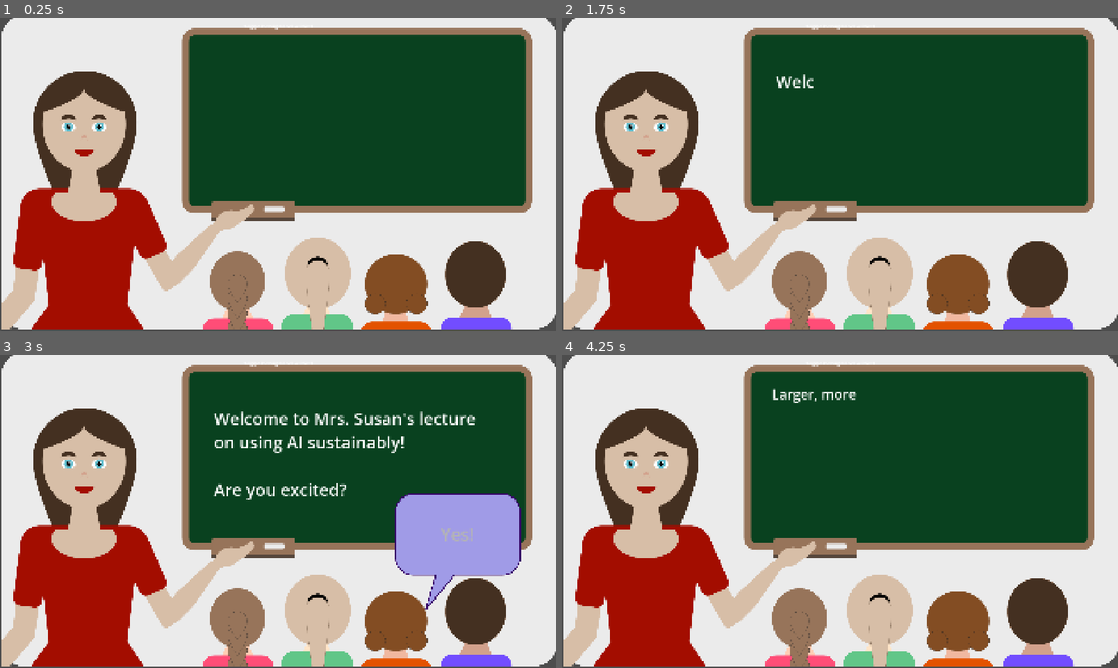
Above: before the commit, frames 1-4 (two rows, left to right).
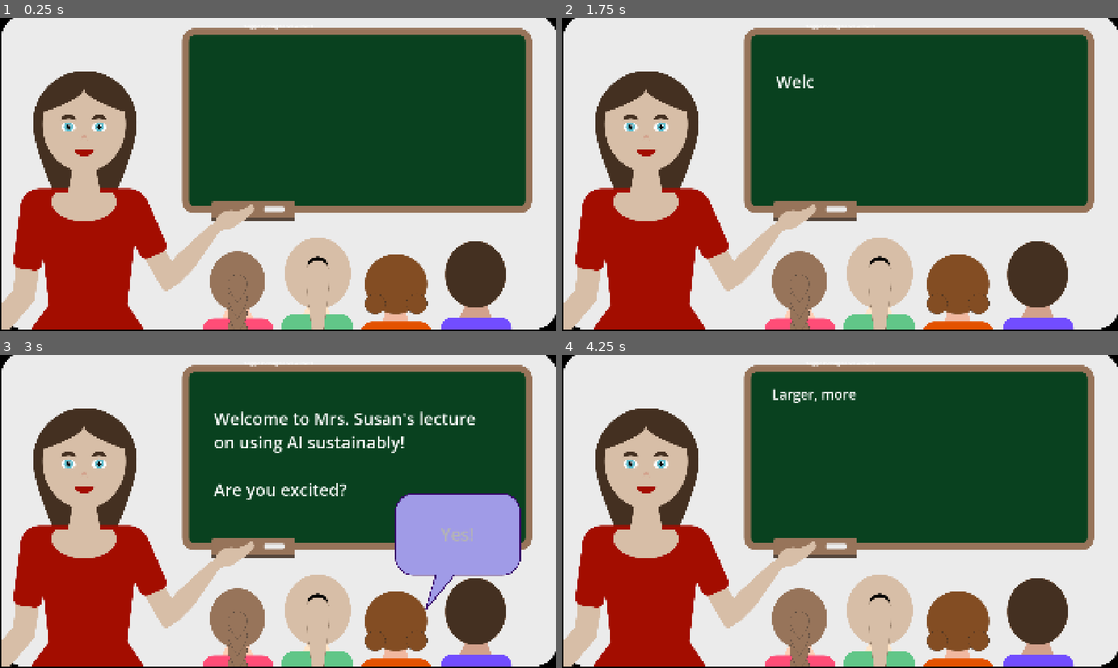
Above: after the commit, the same moments.

Repository: krishna3960/EducationTechnology
Game: Godot game, scene res://Scenes/Classroom.tscn
Same seed, same stepped clock (60 frames per second), same inputs: the game is played once before the commit and once after it. This scene is started directly instead of the project's main scene. The engine's default icon, where the game draws it, is replaced by a stand-in: a white triangle on a blue panel in a dark square.
Inputs (mouse positions are in pixels of both pictures, inside the frame that each line leads up to):
- Up to frame 1 (0.25 s): no input
- Up to frame 2 (1.75 s): tap Enter (ui_accept) at 0.5, 0.77, 1.25 s; move the mouse to (962, 158) at 0.52 s; hold D (move_right) 0.53-1.25 s; click (962, 158) at 0.67 s; drag from (728, 190) to (812, 237) at 1.27 s
- Up to frame 3 (3 s): move the mouse to (333, 442) at 2.02 s; hold D (move_right) 2.03-2.75 s; click (333, 442) at 2.17 s; drag from (250, 574) to (111, 464) at 2.77 s
- Up to frame 4 (4.25 s): click "Yes!" at 3.5 s

The runs differ from the first frame. In frame 1, 0.8% of the frame differs, in the area x 0-100%, y 0-100%; in frame 2, 0.8%; in frame 3, 0.8%; in frame 4, 0.8%.

Commit message:
fix: map visible behind shop/classroom

Diff:
--- a/educational-game/Scenes/Classroom.tscn
+++ b/educational-game/Scenes/Classroom.tscn
@@ -76,6 +76,15 @@
 
 [node name="CanvasLayer" type="CanvasLayer" unique_id=1243070111]
 script = ExtResource("1_jjrax")
+
+[node name="Background" type="ColorRect" parent="." unique_id=1243070113]
+anchors_preset = 15
+anchor_right = 1.0
+anchor_bottom = 1.0
+grow_horizontal = 2
+grow_vertical = 2
+mouse_filter = 2
+color = Color(0, 0, 0, 1)
 
 [node name="ClassroomV1" type="Sprite2D" parent="." unique_id=1224570099]
 position = Vector2(964, 533)
--- a/educational-game/Scenes/Shop.tscn
+++ b/educational-game/Scenes/Shop.tscn
@@ -9,6 +9,15 @@
 
 [node name="CanvasLayer" type="CanvasLayer" unique_id=1243070111]
 script = ExtResource("1_iidq5")
+
+[node name="Background" type="ColorRect" parent="." unique_id=1243070112]
+anchors_preset = 15
+anchor_right = 1.0
+anchor_bottom = 1.0
+grow_horizontal = 2
+grow_vertical = 2
+mouse_filter = 2
+color = Color(0, 0, 0, 1)
 
 [node name="ShopV0" type="Sprite2D" parent="." unique_id=1581618991]
 position = Vector2(957, 539.5)
--- a/educational-game/Scripts/02_shop_stage.gd
+++ b/educational-game/Scripts/02_shop_stage.gd
@@ -4,10 +4,12 @@
 var _shop
 
 func _stage_start() -> void:
+	Stage.set_world_camera_enabled(false)
 	_shop = SHOP_SCENE.instantiate()
 	add_child(_shop)
 	_shop.exit_requested.connect(func(): finished.emit())
 
 func _stage_end() -> void:
+	Stage.set_world_camera_enabled(true)
 	if _shop:
 		_shop.queue_free()
--- a/educational-game/Scripts/classroom_transition.gd
+++ b/educational-game/Scripts/classroom_transition.gd
@@ -4,10 +4,12 @@
 var _classroom
 
 func _stage_start() -> void:
+	Stage.set_world_camera_enabled(false)
 	_classroom = CLASSROOM_SCENE.instantiate()
 	add_child(_classroom)
 	_classroom.exit_requested.connect(func(): finished.emit())
 
 func _stage_end() -> void:
+	Stage.set_world_camera_enabled(true)
 	if _classroom:
 		_classroom.queue_free()
--- a/educational-game/Scripts/stages/stage.gd
+++ b/educational-game/Scripts/stages/stage.gd
@@ -42,6 +42,17 @@
 	btn.add_theme_font_size_override("font_size", 22)
 
 
+## Disables/enables the Camera such that the player can't pan with WASD or zoom with the mouse wheel underneath it.
+static func set_world_camera_enabled(enabled: bool) -> void:
+	if MapLayer.main == null:
+		return
+	var cam: Camera2D = MapLayer.main.get_parent().get_node_or_null("Camera2D")
+	if cam == null:
+		return
+	cam.set_process(enabled)
+	cam.set_process_unhandled_input(enabled)
+
+
 ## Plays a brief "look at me" pulse on each button
 static func pulse_choice_buttons(buttons: Array) -> void:
 	const startdelay: float = 0.5
